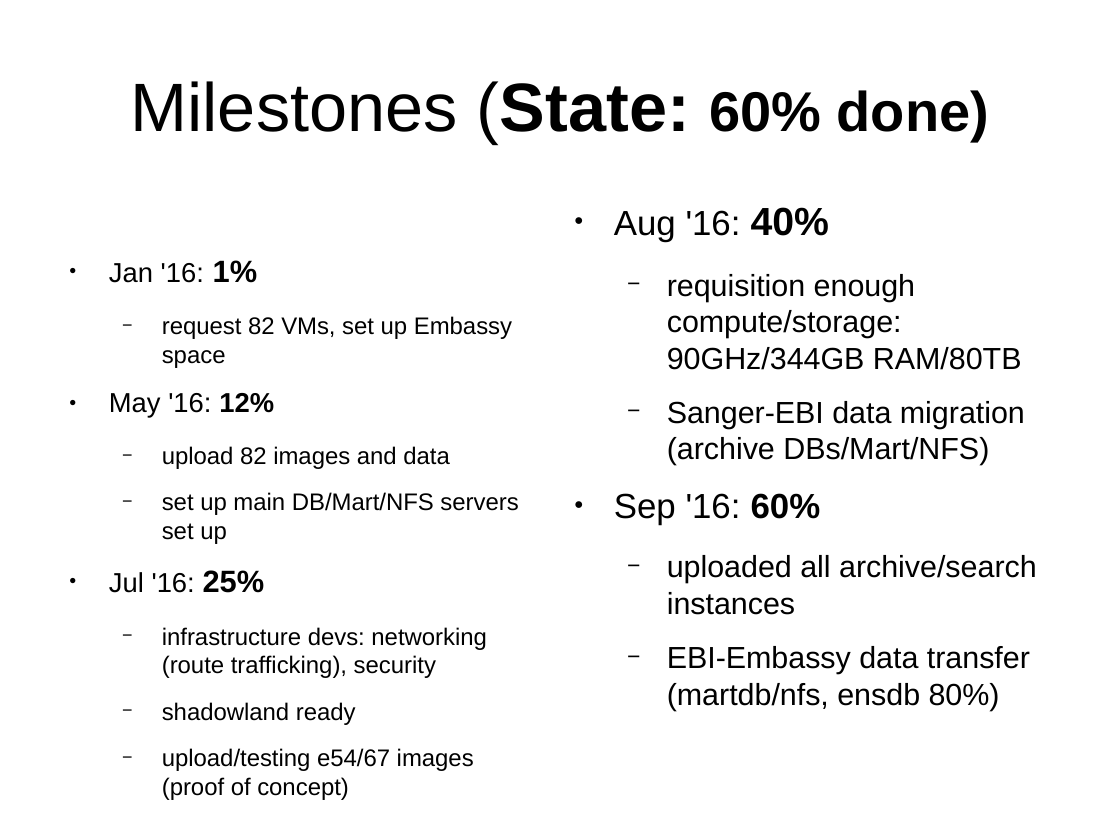
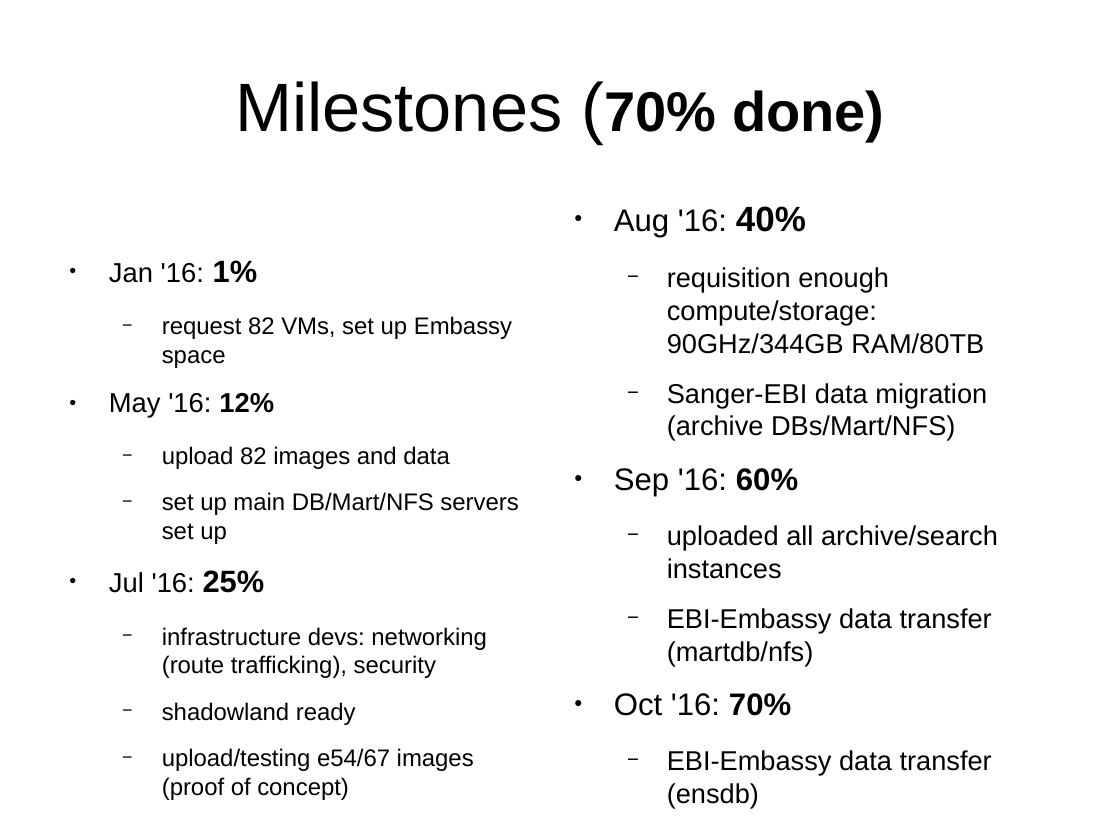
Before and after one commit to avullo/ensembl-migration-pm, a slide deck: slide 20 of data-review-10-16/talk.odp. Drawn at 1120x840 pixels with LibreOffice and Linux fonts; fonts in the diff are those of the drawing; background and template pictures are left out. Boxes give left, top, right and bottom in pixels: in the first picture for what was removed or moved away, otherwise in the second. Text is boxed around its words. In the diff, an @@ line names an element or a change of style, - is before the commit and + after.

```diff
--- a/data-review-10-16/talk.odp
+++ b/data-review-10-16/talk.odp
@@ title at [235, 81, 884, 140]: text changed; bold off @@
-Milestones (State: 60% done)
+Milestones (70% done)
@@ text at [614, 267, 998, 579]: size 22.4 to 20 pt in "Aug '16:", "Sep '16: 60%"; size 25.2 to 22.5 pt in "40%"; size 19.6 to 17.5 pt in "requisition enough compute/storage: 90GHz/344GB RAM/80TB", "Sanger-EBI data migration (archive DBs/Mart/NFS)", "uploaded all archive/search instances" @@
@@ text at [614, 608, 992, 808]: text changed; size 19.6 to 17.5 pt @@
-  − EBI-Embassy data transfer (martdb/nfs, ensdb 80%)
+  − EBI-Embassy data transfer (martdb/nfs)
+● Oct '16: 70%
+  − EBI-Embassy data transfer (ensdb)
```
Also in this commit, not shown: 12 other slides changed.
